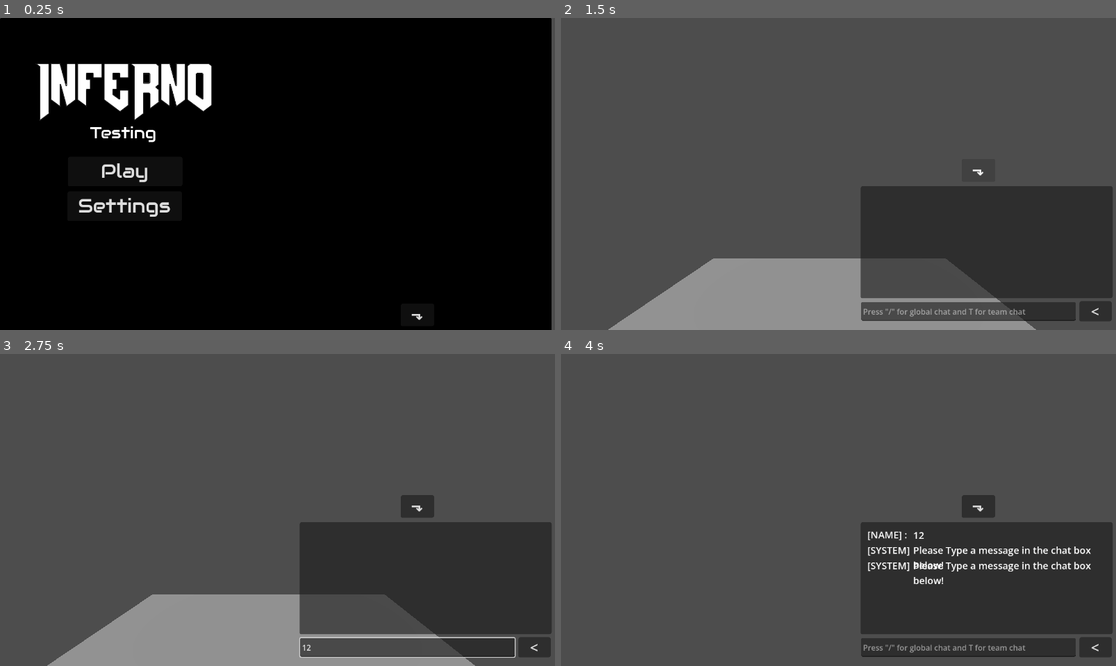
Above: before the commit, frames 1-4 (two rows, left to right).
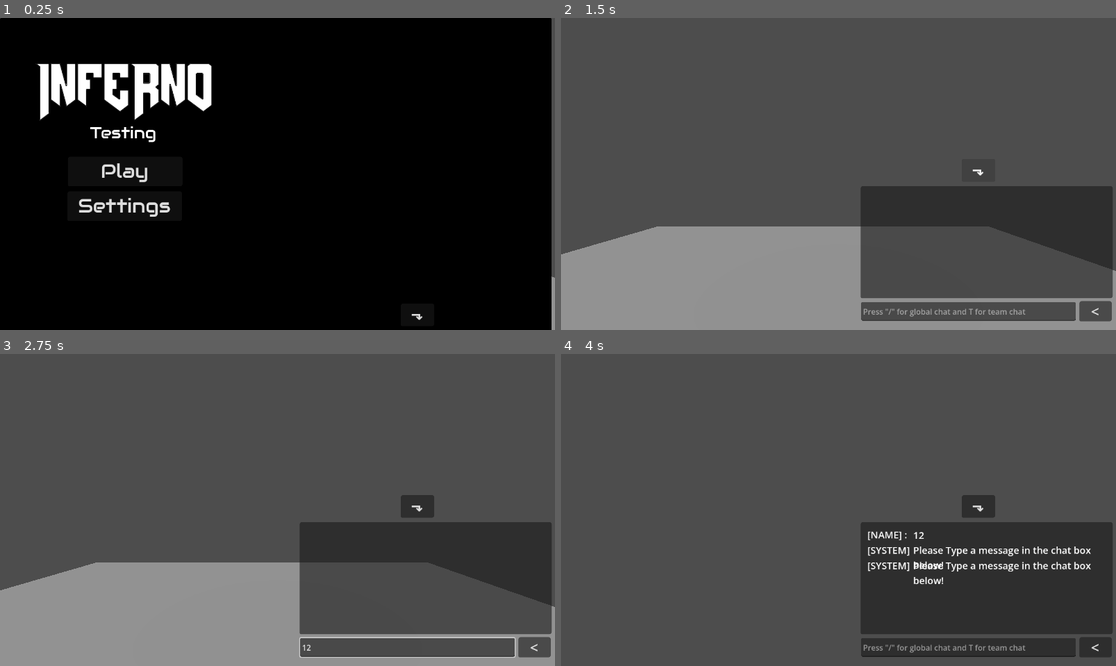
Above: after the commit, the same moments.

Repository: RowerStudios/Inferno-BETA-
Game: Godot game, scene res://Scenes/Main.tscn
The game is run twice, just before and just after one commit, with the same random seed, the same clock (stepped at 60 frames per second) and the same inputs.
Inputs (mouse positions are in pixels of both pictures, inside the frame that each line leads up to):
- Up to frame 1 (0.25 s): no input
- Up to frame 2 (1.5 s): click "Play" at 0.5 s; click "⬎" at 1.25 s
- Up to frame 3 (2.75 s): click (405, 647) at 2.02 s; type "12" at 2.1 s
- Up to frame 4 (4 s): click "<" at 2.75 s; tap Enter at 3.5 s; move the mouse to (866, 510) at 3.52 s; hold W (up) from 3.53 s (still down); hold Ctrl (sprint) from 3.53 s (still down); tap Space (jump) at 3.77 s

The runs differ from the first frame. In frame 1, 0.1% of the frame differs, in the area x 99-100%, y 82-100%; in frame 2, 17%, in the area x 0-100%, y 66-100%; in frame 3, 17%; in frame 4, nothing differs.

Commit message:
added head bobbing

Diff:
--- a/Scenes/Main.tscn
+++ b/Scenes/Main.tscn
@@ -246,7 +246,7 @@
 offset_bottom = 40.0
 
 [node name="SimpleCrate" type="MeshInstance3D" parent="." unique_id=1544128801]
-transform = Transform3D(1, 0, 0, 0, 1, 0, 0, 0, 1, -0.011596918, 0.996812, -0.22633266)
+transform = Transform3D(0.5, 0, 0, 0, 0.5, 0, 0, 0, 0.5, -0.011596918, 0.496812, -0.22633266)
 material_override = SubResource("StandardMaterial3D_bmxlf")
 mesh = ExtResource("8_vy5pj")
 
@@ -258,12 +258,11 @@
 shape = SubResource("BoxShape3D_vy5pj")
 
 [node name="CharacterBody3D" type="CharacterBody3D" parent="." unique_id=840630709]
-transform = Transform3D(1, 0, 0, 0, 1, 0, 0, 0, 1, 0, 2.681952, 0)
+transform = Transform3D(1, 0, 0, 0, 1, 0, 0, 0, 1, 0, 0.681952, -2.5)
 script = ExtResource("9_vy5pj")
 
 [node name="MeshInstance3D" type="MeshInstance3D" parent="CharacterBody3D" unique_id=107916190]
 transform = Transform3D(-4.371139e-08, 0, 1, 0, 1, 0, -1, 0, -4.371139e-08, 0, 0.42706293, -0.12401819)
-visible = false
 mesh = SubResource("CapsuleMesh_grg3l")
 
 [node name="CollisionShape3D" type="CollisionShape3D" parent="CharacterBody3D" unique_id=1604143197]
--- a/Scripts/player.gd
+++ b/Scripts/player.gd
@@ -1,11 +1,16 @@
 extends CharacterBody3D
 
+#movement variables
 const BASESPEED = 8.0
 const SPRINTMULTIPLIER = 1.7
-const JUMP_VELOCITY = 9
+const JUMP_VELOCITY = 7
 const SENSITIVITY = 0.002
 
-# 1. This variable acts as your "On/Off" switch
+#bob variables
+const BOB_FREQ = 2.0
+const BOB_AMP = 0.08
+var t_bob = 0.0
+
 var is_playing: bool = false
 
 @onready var head = $Head
@@ -13,7 +18,7 @@
 func _ready():
 	var sender_node = get_node("/root/Node3D/Control/Panel/Button")
 	sender_node.game_started.connect(playing)
-# 2. This is the function other scripts will call
+
 func playing():
 	is_playing = true
 	Input.set_mouse_mode(Input.MOUSE_MODE_CAPTURED)
@@ -25,7 +30,7 @@
 		camera.rotate_x(-event.relative.y * SENSITIVITY)
 
 func _physics_process(delta: float) -> void:
-	# 3. If the game hasn't started, skip all movement logic
+	#If the game hasn't started, skip all movement logic
 	if not is_playing:
 		return
 
@@ -37,7 +42,7 @@
 	if Input.is_action_just_pressed("jump") and is_on_floor():
 		velocity.y = JUMP_VELOCITY
 
-	if Input.is_action_pressed("sprint"):
+	if Input.is_action_pressed("sprint") and is_on_floor():
 		SPEED = BASESPEED * SPRINTMULTIPLIER
 
 	var input_dir := Input.get_vector("left", "right", "up", "down")
@@ -49,5 +54,13 @@
 	else:
 		velocity.x = move_toward(velocity.x, 0, SPEED)
 		velocity.z = move_toward(velocity.z, 0, SPEED)
+	# Head bob
+	t_bob += delta * velocity.length() * float(is_on_floor())
+	camera.transform.origin = _headbob(t_bob)
 
 	move_and_slide()
+func _headbob(time) -> Vector3:
+	var pos = Vector3.ZERO
+	pos.y = sin(time * BOB_FREQ) * BOB_AMP
+	pos.x = cos(time * BOB_FREQ / 2) * BOB_AMP
+	return pos
--- a/project.godot
+++ b/project.godot
@@ -55,6 +55,7 @@
 [physics]
 
 3d/physics_engine="Jolt Physics"
+3d/default_gravity=15.0
 
 [rendering]
 
Not shown: 1 places in Scenes/Main.tscn that only renumber resources
Not shown, added: export_presets.cfg
